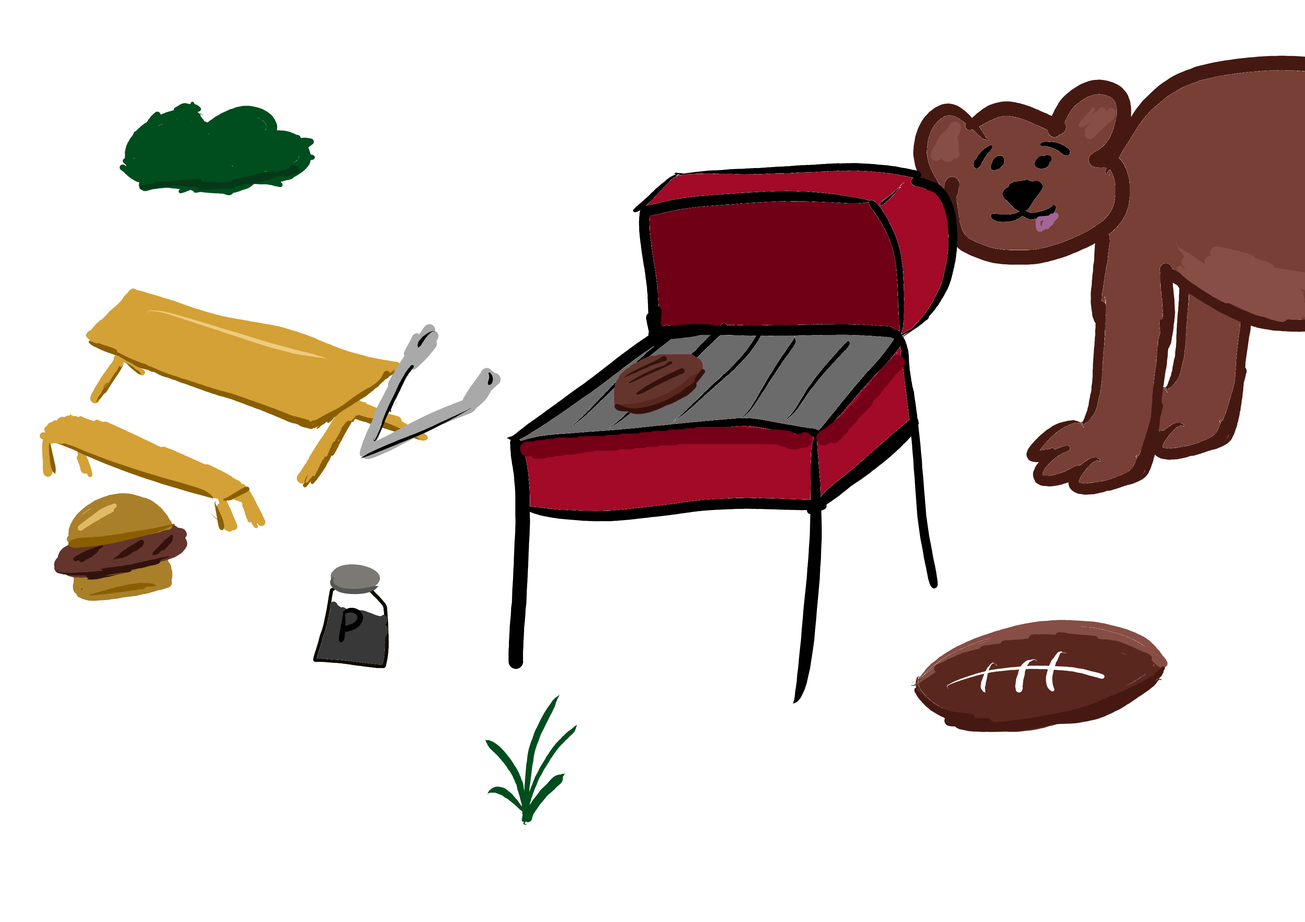
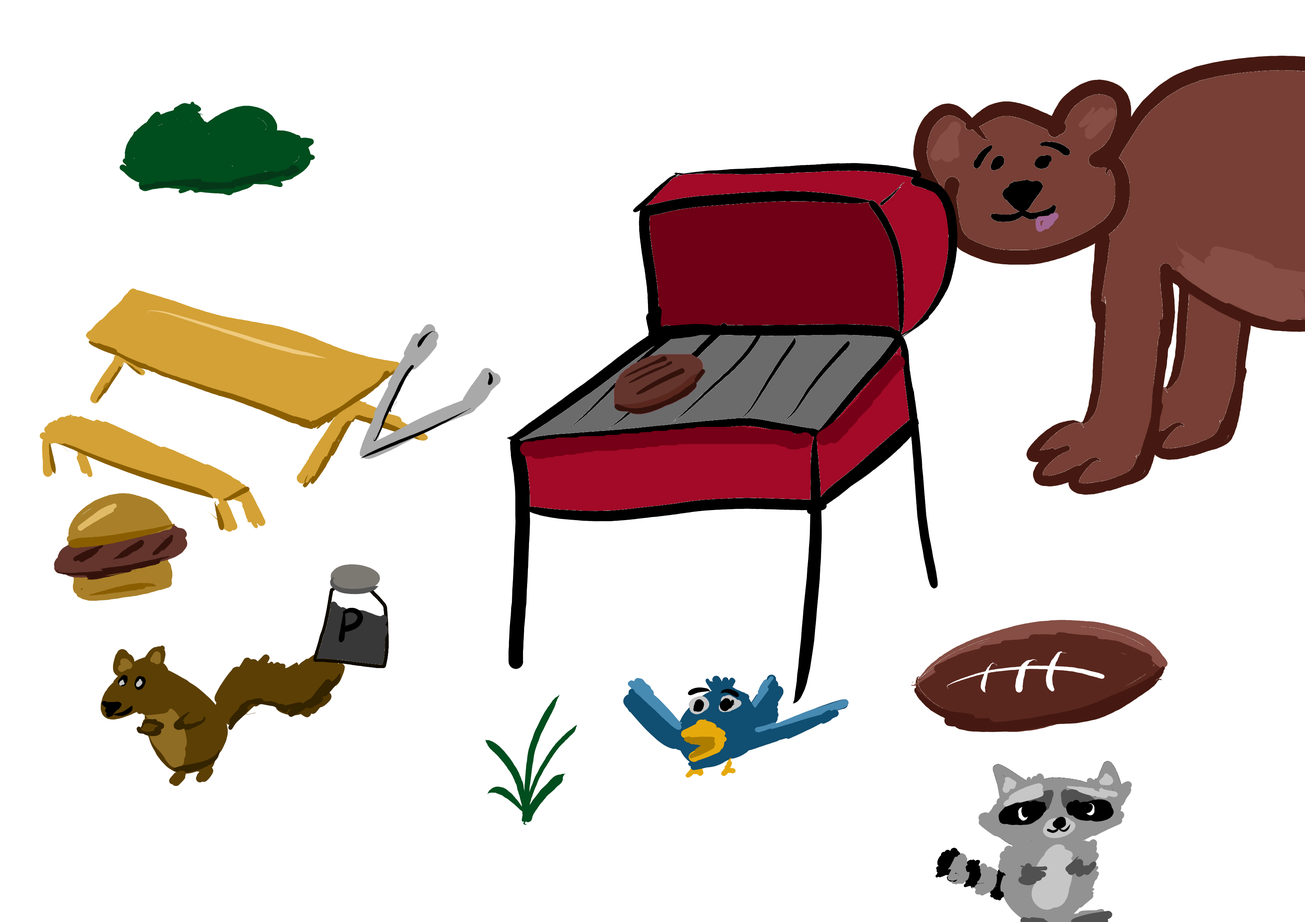
Before/after of a 1305×922 layered artwork. What changed in the layer stack:
added layer "raccoon" above "bird" over [934, 761, 1132, 922]
added layer "bird" above "squirrel" over [622, 674, 849, 779]
added layer "squirrel" above "bear" over [100, 645, 345, 787]
